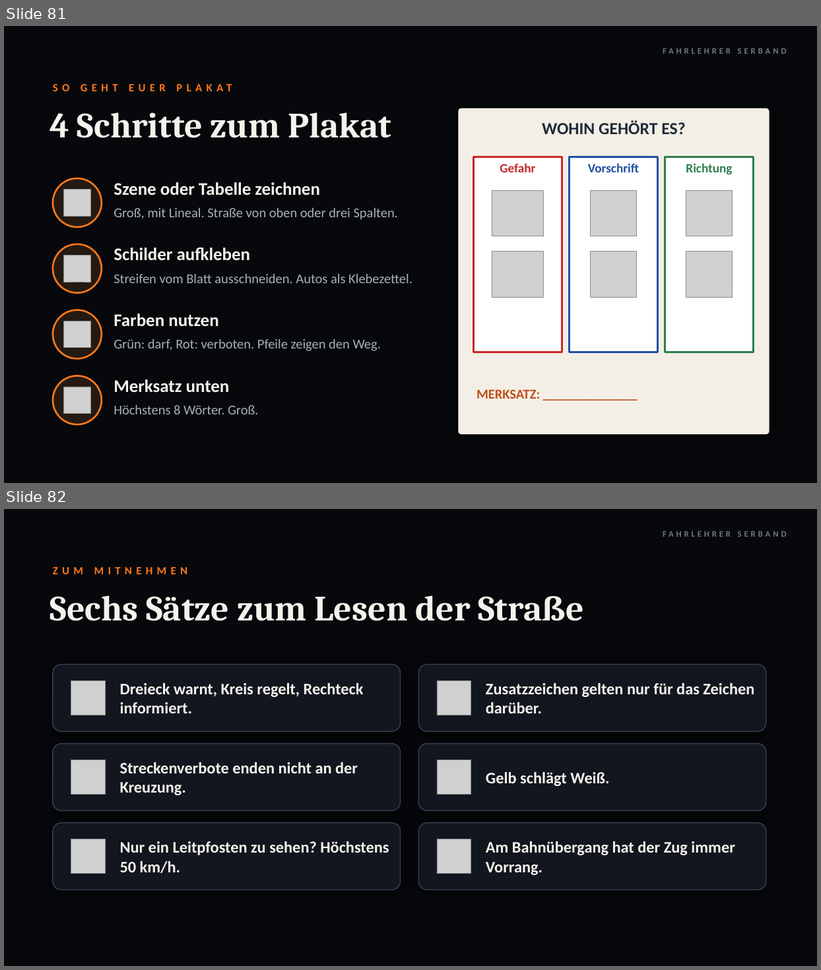
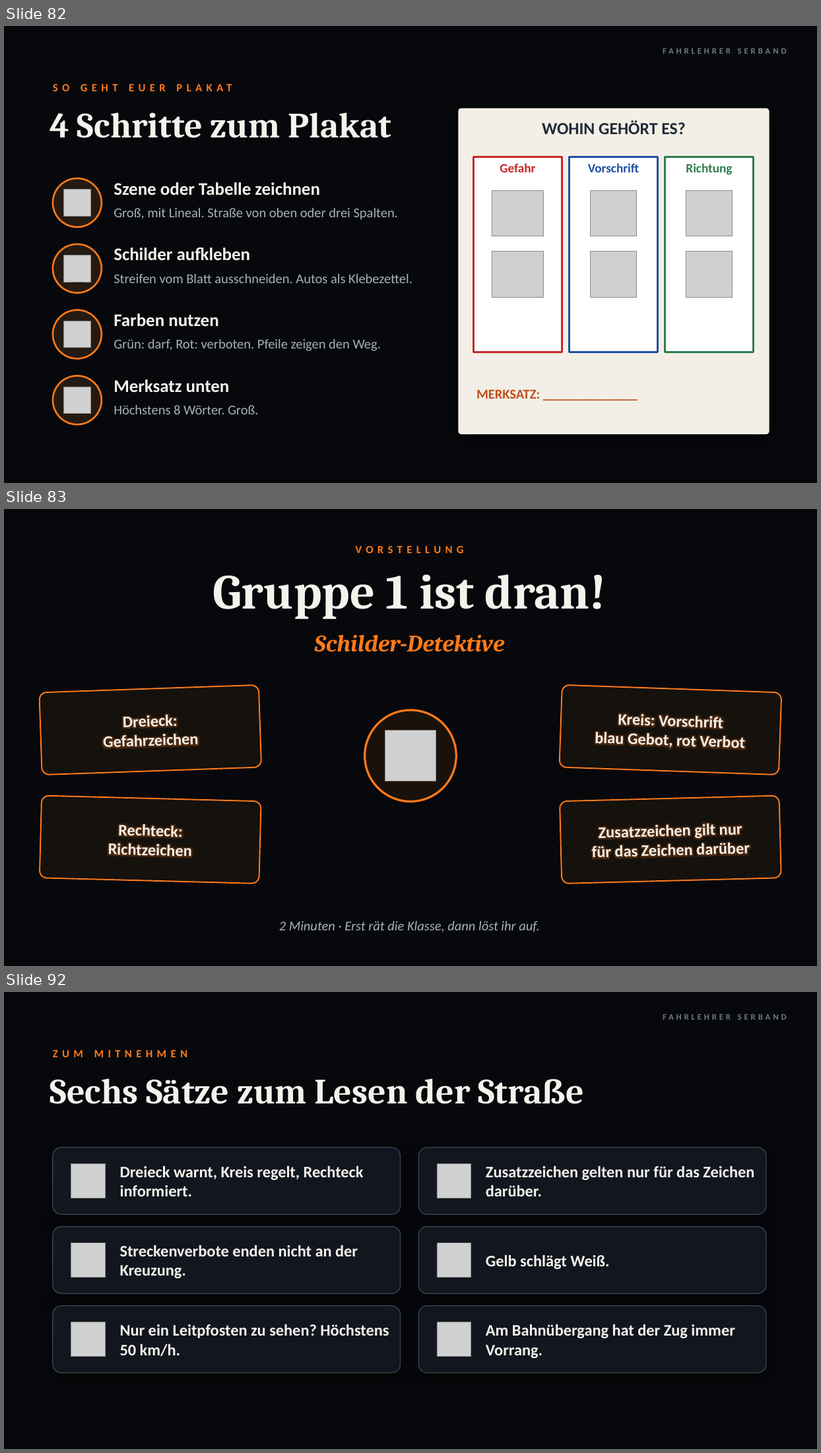
Before and after one commit to serband1995-hue/Fahrlehrer-Kompass-, a slide deck: theorie/abend-05-06/Abend_Lektion05_06.pptx. Shown one above the other, each under a label of ours: slides 81 and 82 before the commit, slides 82, 83 and 92 after it; the slides between them are not shown. The pictures are 821x970 and 821x1453 pixels, drawn with LibreOffice and Linux fonts; fonts in the diff are those of the drawing; grey boxes stand for pictures; background and template pictures are left out. Boxes give left, top, right and bottom in pixels: in the first picture for what was removed or moved away, otherwise in the second. Text is boxed around its words. In the diff, an @@ line names an element or a change of style, - is before the commit and + after.

```diff
--- a/theorie/abend-05-06/Abend_Lektion05_06.pptx
+++ b/theorie/abend-05-06/Abend_Lektion05_06.pptx
@@ slide 83 added at <box>4,509,817,966</box>, background picture (left out) @@
@@ text added at <box>355,546,463,553</box>, 13 pt, text #FF7A1A, bold @@
+VORSTELLUNG
@@ text added at <box>213,574,607,619</box>, 58 pt, text #F5F2EC, bold @@
+Gruppe 1 ist dran!
@@ text added at <box>314,635,504,652</box>, 28 pt, text #FF7A1A, bold, italic @@
+Schilder-Detektive
@@ rounded rectangle added at <box>39,685,261,775</box>, fill #15110D, outline #FF7A1A 1.5 pt, 19 pt, text #F5F2EC, bold @@
+Dreieck:
+Gefahrzeichen
@@ rounded rectangle added at <box>560,685,782,775</box>, fill #15110D, outline #FF7A1A 1.5 pt, 19 pt, text #F5F2EC, bold @@
+Kreis: Vorschrift
+blau Gebot, rot Verbot
@@ ellipse added at <box>365,710,457,802</box>, fill #1A120A, outline #FF7A1A 2.5 pt @@
@@ picture added at <box>385,730,436,782</box> @@
@@ rounded rectangle added at <box>40,796,261,884</box>, fill #15110D, outline #FF7A1A 1.5 pt, 19 pt, text #F5F2EC, bold @@
+Rechteck:
+Richtzeichen
@@ rounded rectangle added at <box>560,796,781,884</box>, fill #15110D, outline #FF7A1A 1.5 pt, 19 pt, text #F5F2EC, bold @@
+Zusatzzeichen gilt nur
+für das Zeichen darüber
@@ text added at <box>279,921,539,933</box>, 16 pt, text #A7B0BD, italic @@
+2 Minuten · Erst rät die Klasse, dann löst ihr auf.
@@ what was slide 81 is now slide 82 @@
@@ what was slide 82 is now slide 92 @@
```
Also in this commit, not shown: 2 slides changed, 9 other slides added, 7 other files.
